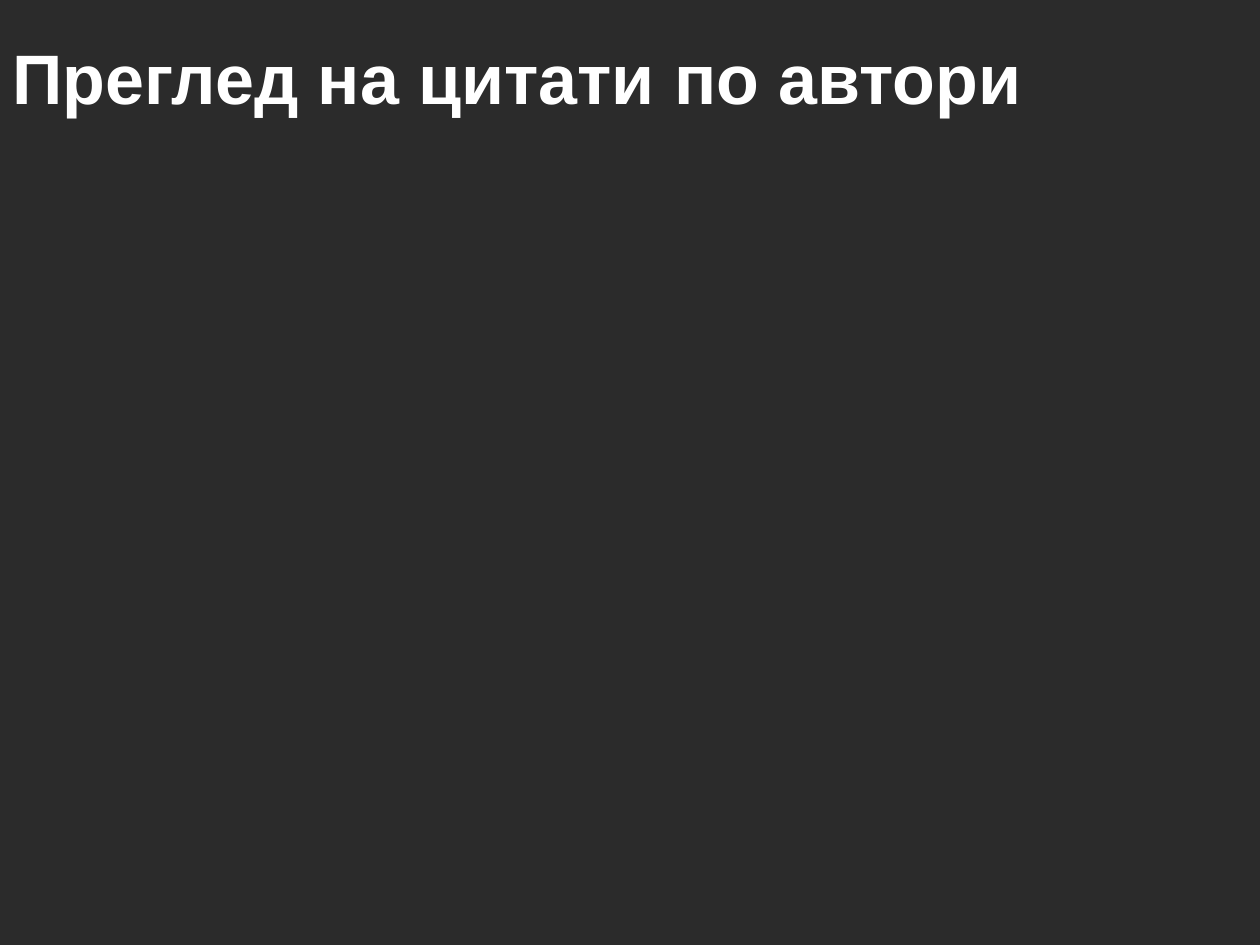
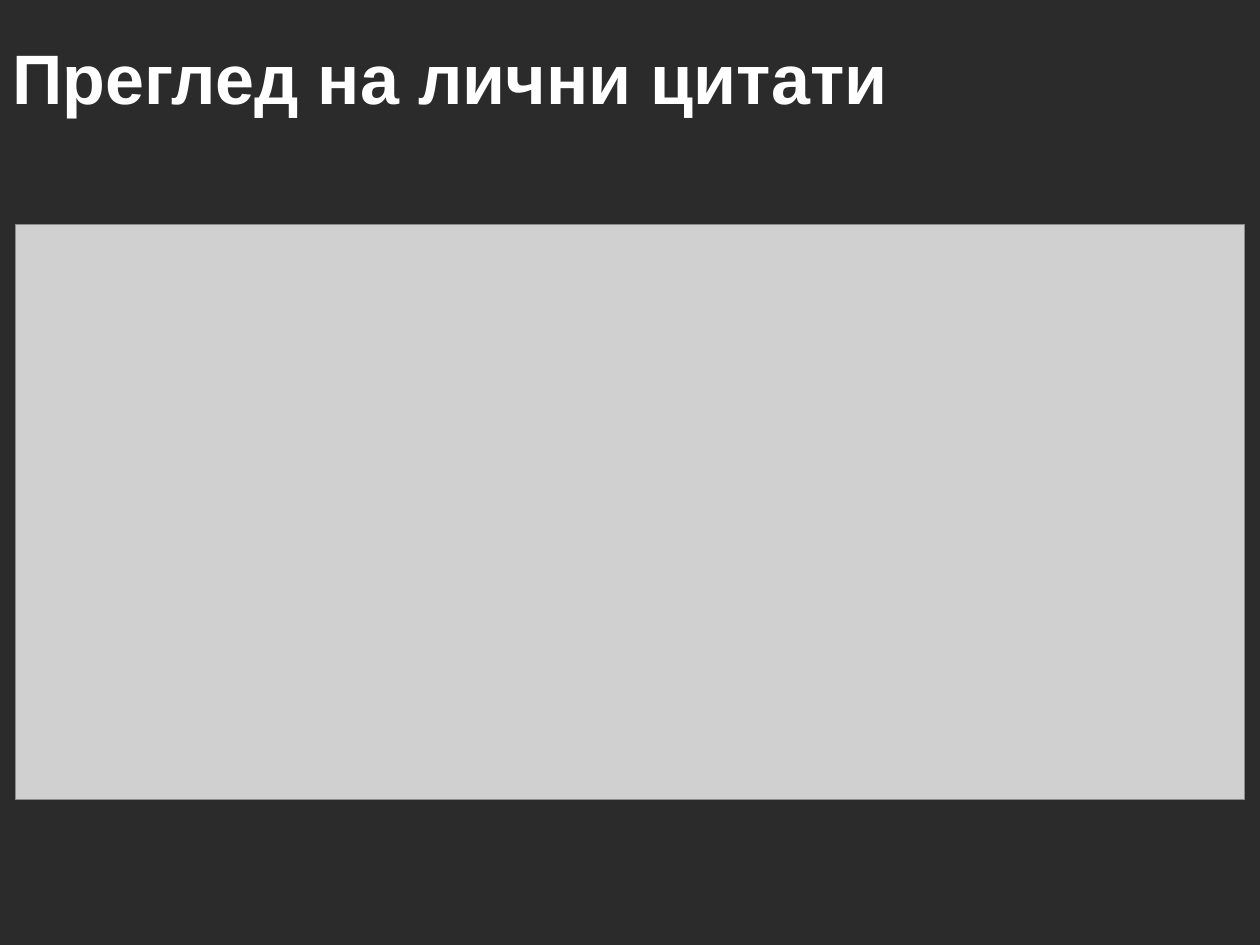
Before and after one commit to MerlinMehmed/HCI-2018-Quotes, a slide deck: slide 10 of Z6_61890_61931_61957.pptx. Drawn at 1260x945 pixels with LibreOffice and Linux fonts; fonts in the diff are those of the drawing; grey boxes stand for pictures; background and template pictures are left out; a plain dark background stands for a picture behind light text. Boxes give left, top, right and bottom in pixels: in the first picture for what was removed or moved away, otherwise in the second. Text is boxed around its words. In the diff, an @@ line names an element or a change of style, - is before the commit and + after.

```diff
--- a/Z6_61890_61931_61957.pptx
+++ b/Z6_61890_61931_61957.pptx
@@ title at box(12, 56, 887, 117): text changed @@
-Преглед на цитати по автори
+Преглед на лични цитати
@@ picture added at box(15, 224, 1244, 800) @@
```
Also in this commit, not shown: 7 other slides changed, 2 other files.
